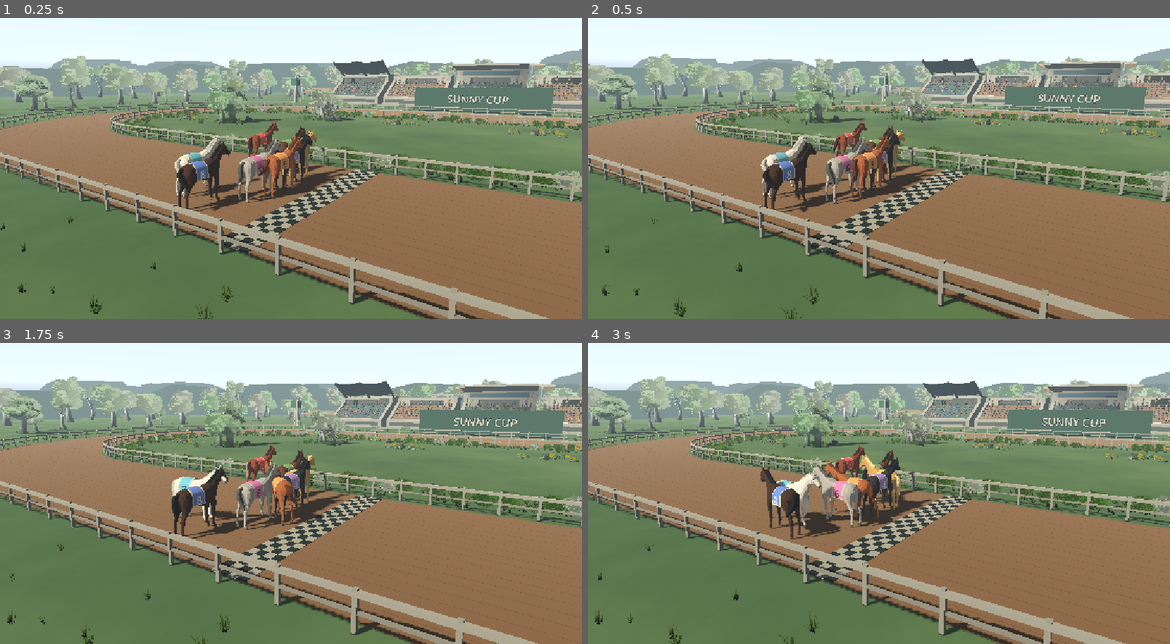
Above: before the commit, frames 1-4 (two rows, left to right).
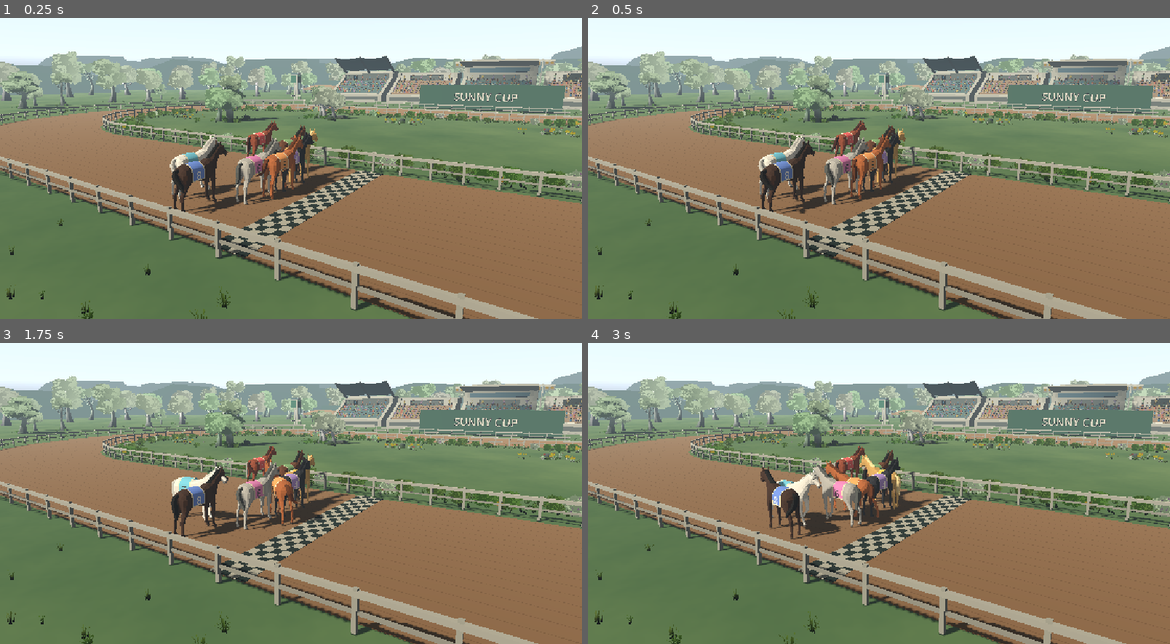
Above: after the commit, the same moments.

Repository: fayipon/racehorse
Game: Godot game, scene res://scenes/main.tscn
Same seed, same stepped clock (60 frames per second), same inputs: the game is played once before the commit and once after it. A sky picture missing from this copy of the repository is replaced by a grey-blue gradient.
Inputs:
- Up to frame 1 (0.25 s): no input
- Up to frame 2 (0.5 s): no input
- Up to frame 3 (1.75 s): no input
- Up to frame 4 (3 s): no input

The runs differ from the first frame. In frame 1, 24% of the frame differs, in the area x 0-100%, y 9-100%; in frame 2, 20%; in frame 3, 5.2%; in frame 4, 0.8%.

Commit message:
Add cinematic finish, podium awards and continuous crowd audio

Diff:
--- a/godot/assets/cinematic.json
+++ b/godot/assets/cinematic.json
@@ -1 +1 @@
-[[42.8,42.8,1.0],[43.7,43.45,0.45],[45.8,44.395,0.45],[50.0,50.0,1.0]]
+[[44.4,44.4,1.0],[44.6,44.5,0.0],[45.8,44.5,0.0],[46.05,44.66875,1.35],[50.0,51.0875,1.9]]
--- a/godot/scripts/asset_horse.gd
+++ b/godot/scripts/asset_horse.gd
@@ -109,7 +109,7 @@
 		number.rotation.y=side*PI/2
 		cloth.add_child(number)
 
-func animate(time: float, motion: float, running: bool, _celebration: bool, delta := .016) -> void:
+func animate(time: float, motion: float, running: bool, _celebration: bool, delta := .016, sprint_effort := 0.0) -> void:
 	motion_blend=lerpf(motion_blend,clampf(motion,0,1),1.0-exp(-delta*8))
 	# Hysteresis keeps tiny changes near standstill from repeatedly restarting clips.
 	var clip := current_clip
@@ -125,5 +125,6 @@
 	var speed := 1.0
 	if current_clip=="Walk": speed=lerpf(.55,1.15,motion_blend)
 	if current_clip=="Gallop": speed=lerpf(.75,1.20,motion_blend)
+	if current_clip=="Gallop": speed*=1.0+clampf(sprint_effort,0.0,1.0)*.1
 	speed*=cadence*(1.0+sin(time*.83+gait_phase*TAU)*.025)
 	player.advance(delta*speed)
--- /dev/null
+++ b/godot/scripts/podium.gd
@@ -0,0 +1,83 @@
+extends Node3D
+
+# A separate awards set leaves the actual race positions and finish order intact.
+const HORSE = preload("res://scripts/asset_horse.gd")
+var runners: Array[Node3D] = []
+var order: Array[int] = []
+var shown_round := -1
+var slots := [Vector3(0,1.28,0), Vector3(-4.6,.83,0), Vector3(4.6,.53,0)]
+
+func surface(color: String, metallic := false) -> StandardMaterial3D:
+	var mat := StandardMaterial3D.new()
+	mat.albedo_color=Color(color)
+	mat.roughness=.6 if metallic else .95
+	mat.metallic=.55 if metallic else 0.0
+	return mat
+
+func block(pos: Vector3, size: Vector3, mat: Material) -> void:
+	var mesh := BoxMesh.new()
+	mesh.size=size
+	var node := MeshInstance3D.new()
+	node.mesh=mesh
+	node.material_override=mat
+	node.position=pos
+	add_child(node)
+
+func _ready() -> void:
+	position=Vector3(0,80,0)
+	visible=false
+	var dark:=surface("152b26")
+	var stage:=surface("29483b")
+	var gold:=surface("c8a85e",true)
+	block(Vector3(0,-.2,0),Vector3(50,.4,45),dark)
+	block(Vector3(0,7,-5),Vector3(45,18,.5),dark)
+	# Restrained gold architecture frames the three horses, not the surrounding track.
+	for x in [-10.0,-7.8,7.8,10.0]:
+		block(Vector3(x,4,-4.65),Vector3(.035,8,.04),gold)
+	block(Vector3(0,.06,0),Vector3(15.8,.12,6.2),stage)
+	block(Vector3(0,.13,3.1),Vector3(15.8,.025,.04),gold)
+	var metals: Array[Material]=[gold,surface("a8b8b8",true),surface("b28c68",true)]
+	for rank in range(3):
+		var slot: Vector3=slots[rank]
+		block(Vector3(slot.x,slot.y*.5,slot.z),Vector3(4.35,slot.y,4.5),stage)
+		block(Vector3(slot.x,slot.y-.055,2.26),Vector3(4.35,.075,.035),metals[rank])
+		var numeral:=Label3D.new()
+		numeral.text=str(rank+1)
+		numeral.font_size=112
+		numeral.pixel_size=.006
+		numeral.position=Vector3(slot.x,slot.y*.48,2.28)
+		numeral.modulate=[Color("f6d48a"),Color("dce7e4"),Color("d8b291")][rank]
+		add_child(numeral)
+	var key:=DirectionalLight3D.new()
+	key.rotation_degrees=Vector3(-35,-28,0)
+	key.light_color=Color("ffe7bd")
+	key.light_energy=.35
+	key.light_cull_mask=2
+	add_child(key)
+	var rim:=DirectionalLight3D.new()
+	rim.rotation_degrees=Vector3(-30,155,0)
+	rim.light_color=Color("dfedee")
+	rim.light_energy=.25
+	rim.light_cull_mask=2
+	add_child(rim)
+
+func present(finish_times: Array, colors: Array, round_id: int) -> void:
+	visible=true
+	if shown_round==round_id: return
+	shown_round=round_id
+	for horse in runners:
+		remove_child(horse)
+		horse.queue_free()
+	runners.clear()
+	order.assign([0,1,2,3,4,5,6,7])
+	order.sort_custom(func(a: int,b: int) -> bool: return float(finish_times[a])<float(finish_times[b]))
+	for rank in range(3):
+		var horse:=HORSE.new()
+		add_child(horse)
+		horse.build(order[rank],colors[order[rank]])
+		horse.position=slots[rank]
+		horse.rotation.y=PI
+		runners.append(horse)
+
+func animate(time: float, delta: float) -> void:
+	for horse in runners: horse.animate(time,0.0,false,true,delta)
--- a/godot/scripts/race.gd
+++ b/godot/scripts/race.gd
@@ -38,6 +38,15 @@
 var crossed_at: Array = [-1.0,-1.0,-1.0,-1.0,-1.0,-1.0,-1.0,-1.0]
 var camera_focus := Vector3.ZERO
 var camera_initialized := false
+var sprint_grade: ColorRect
+var sprint_material: ShaderMaterial
+var dust_materials: Array[StandardMaterial3D] = []
+var dust_cycles: PackedInt32Array = []
+var dust_origins: Array[Vector3] = []
+var dust_forwards: Array[Vector3] = []
+var dust_outwards: Array[Vector3] = []
+var podium = preload("res://scripts/podium.gd").new()
+var featured_runner := 0
 
 func material(color: Color) -> StandardMaterial3D:
 	var key := color.to_html()
@@ -107,6 +116,7 @@
 	if not OS.has_feature("web"): parade_plan=PARADE.preview_plan(61293)
 	build_environment()
 	for i in range(8): build_horse(i)
+	add_child(podium)
 	camera = Camera3D.new()
 	camera.fov = 52
 	camera.far = 480
@@ -124,6 +134,16 @@
 	celebration_layer.add_child(confetti_rain)
 	confetti_rain.configure(COLORS)
 	build_finish_effects()
+	var lens_layer := CanvasLayer.new()
+	lens_layer.layer=1
+	add_child(lens_layer)
+	sprint_grade=ColorRect.new()
+	sprint_grade.set_anchors_and_offsets_preset(Control.PRESET_FULL_RECT)
+	sprint_grade.mouse_filter=Control.MOUSE_FILTER_IGNORE
+	sprint_material=ShaderMaterial.new()
+	sprint_material.shader=preload("res://shaders/sprint_lens.gdshader")
+	sprint_grade.material=sprint_material
+	lens_layer.add_child(sprint_grade)
 	if OS.has_feature("web"):
 		reduced_motion = bool(JavaScriptBridge.eval("window.matchMedia('(prefers-reduced-motion: reduce)').matches"))
 		JavaScriptBridge.eval("window.parent.postMessage({type:'godot-ready'},window.location.origin)")
@@ -194,7 +214,7 @@
 func build_finish_effects() -> void:
 	var gradient := Gradient.new()
 	gradient.offsets=PackedFloat32Array([0.0,.35,1.0])
-	gradient.colors=PackedColorArray([Color(1,1,1,.23),Color(1,1,1,.13),Color(1,1,1,0)])
+	gradient.colors=PackedColorArray([Color(1,1,1,.65),Color(1,1,1,.25),Color(1,1,1,0)])
 	var soft_disc := GradientTexture2D.new()
 	soft_disc.gradient=gradient
 	soft_disc.width=64
@@ -203,7 +223,7 @@
 	soft_disc.fill_from=Vector2(.5,.5)
 	soft_disc.fill_to=Vector2(.5,1.0)
 	var dust_mat := StandardMaterial3D.new()
-	dust_mat.albedo_color=Color("b19776")
+	dust_mat.albedo_color=Color("c6a57a")
 	dust_mat.albedo_texture=soft_disc
 	dust_mat.transparency=BaseMaterial3D.TRANSPARENCY_ALPHA
 	dust_mat.shading_mode=BaseMaterial3D.SHADING_MODE_UNSHADED
@@ -211,14 +231,20 @@
 	dust_mat.cull_mode=BaseMaterial3D.CULL_DISABLED
 	var dust_mesh := QuadMesh.new()
 	dust_mesh.size=Vector2(.8,.65)
-	for i in range(64):
+	for i in range(96):
 		var puff := MeshInstance3D.new()
 		puff.mesh=dust_mesh
-		puff.material_override=dust_mat
+		var particle_mat := dust_mat.duplicate() as StandardMaterial3D
+		puff.material_override=particle_mat
 		add_child(puff)
 		puff.cast_shadow=GeometryInstance3D.SHADOW_CASTING_SETTING_OFF
 		puff.visible=false
 		dust.append(puff)
+		dust_materials.append(particle_mat)
+		dust_cycles.append(-1)
+		dust_origins.append(Vector3.ZERO)
+		dust_forwards.append(Vector3.RIGHT)
+		dust_outwards.append(Vector3.BACK)
 
 func trigger_finish() -> void:
 	finished=true
@@ -241,6 +267,7 @@
 		finished=false
 		previous_shot=-1
 		camera_initialized=false
+		dust_cycles.fill(-1)
 		crossed_at=[-1.0,-1.0,-1.0,-1.0,-1.0,-1.0,-1.0,-1.0]
 	phase = str(data.get("phase","betting"))
 	var snapshot := float(data.get("seconds",0.0))
@@ -291,6 +318,7 @@
 	var playback: Vector2=motion_clock.presentation(race_clock)
 	var presentation_clock:=playback.x
 	var slow_motion:=playback.y if phase=="racing" else 1.0
+	var sprint_effort:=smoothstep(34.0,41.5,race_clock) if phase=="racing" else 0.0
 	animation_clock+=delta*slow_motion
 	for i in range(8):
 		visual_positions[i]=MOTION.progress(presentation_clock,i+1,float(finish_times[i])) if phase!="betting" else 0.0
@@ -332,7 +360,12 @@
 			var tangent: Vector3=sample.tangent
 			horses[i].rotation.y=atan2(-tangent.x,-tangent.z)
 		var celebration := phase=="result" and i==winner-1
-		horses[i].call("animate",animation_clock,moving,running,celebration,delta*slow_motion)
+		horses[i].visible=phase!="result"
+		horses[i].call("animate",animation_clock,moving,running,celebration,delta*slow_motion,sprint_effort)
+	podium.visible=phase=="result"
+	if phase=="result":
+		podium.present(finish_times,COLORS,race_round)
+		podium.animate(animation_clock,delta)
 	if phase=="racing" and not finished and float(visual_positions[winner-1])>=.9997:
 		trigger_finish()
 	var focus_index := winner-1
@@ -343,6 +376,21 @@
 	for i in range(8):
 		target+=horses[i].position/8.0
 		mean_progress+=float(visual_positions[i])/8.0
+	# Ease toward the front group without cutting to the preselected winner
+	# or jumping whenever the live leader changes.
+	if phase=="racing":
+		var leading_progress:=float(visual_positions.max())
+		var front_target:=Vector3.ZERO
+		var front_progress:=0.0
+		var total_weight:=0.0
+		for i in range(8):
+			var weight: float=pow(clampf(1.0-(leading_progress-float(visual_positions[i]))/.085,0.0,1.0),2)
+			front_target+=horses[i].position*weight
+			front_progress+=float(visual_positions[i])*weight
+			total_weight+=weight
+		var frame_front:=smoothstep(34.0,39.0,race_clock)
+		target=target.lerp(front_target/total_weight,frame_front)
+		mean_progress=lerpf(mean_progress,front_progress/total_weight,frame_front)
 	target.y=1.45
 	var path: Dictionary=course.sample(mean_progress,course.lane_radius(3)+.65)
 	if finished or phase=="result":
@@ -353,7 +401,14 @@
 	var forward: Vector3=path.tangent
 	var cam_pos: Vector3
 	var focus := target
-	var active_shot := 6 if race_clock>=42.8 and phase=="racing" else shot
+	var active_shot := shot
+	if phase=="racing":
+		if race_clock>=48.75 and finished: active_shot=9
+		elif finished and race_clock<46.05: active_shot=10
+		elif race_clock>=42.8: active_shot=6
+		elif race_clock>=39.5: active_shot=8
+	if active_shot==8 and previous_shot!=8:
+		featured_runner=visual_positions.find(visual_positions.max())
 	var fov := 49.0
 	match active_shot:
 		0:
@@ -370,27 +425,68 @@
 			focus=target+forward*2.0
 			cam_pos=target-forward*10+outward*6+Vector3(0,5.0,0)
 		4:
-			cam_pos=target+outward*5.5+forward*6.0+Vector3(0,1.45,0)
-			focus=target-outward*1.2
-			fov=43.0
+			var reveal:=0.5 if reduced_motion else smoothstep(50.0,60.0,race_clock)
+			fov=34.0
+			var aspect:=get_viewport().get_visible_rect().size.aspect()
+			var distance:=maxf(19.0,15.5/(2.0*tan(deg_to_rad(fov*.5))*aspect))
+			focus=podium.position+Vector3(0,2.6,0)
+			cam_pos=podium.position+Vector3(lerpf(.8,-.5,reveal),4.8,distance+lerpf(1.2,0.0,reveal))
+		5:
+			# Low side dolly: the rail and hoof-level dust slide past the runners.
+			var push:=smoothstep(37.0,42.8,race_clock)
+			focus=target+forward*3.4
+			focus.y=1.5
+			cam_pos=focus+outward*lerpf(12.0,10.8,push)+forward*lerpf(3.0,1.5,push)+Vector3(0,1.0,0)
+			fov=lerpf(54.0,49.0,push)
 		6:
-			# The line stays the focal point; horses cross through the composition.
-			var push:=smoothstep(42.8,47.5,race_clock)
-			focus=Vector3(0,1.25,float(course.config.laneStart)+3.5*float(course.config.laneSpacing))
-			cam_pos=Vector3(8.5,3.8,42).lerp(Vector3(7.5,3.3,40.5),push)
-			fov=lerpf(54.0,49.0,push)
+			# Continue tracking into a low photo finish instead of whipping
+			# away to an empty stripe before the horses enter the composition.
+			var lock_to_line:=smoothstep(42.8,45.6,race_clock)
+			var middle_lane:=float(course.config.laneStart)+3.5*float(course.config.laneSpacing)
+			var line_focus:=Vector3(0,1.3,lerpf(middle_lane,target.z,.75))
+			focus=(target+forward*3.4).lerp(line_focus,lock_to_line)
+			var carry:=smoothstep(.8,3.5,finish_age)*.65 if finished else 0.0
+			focus=focus.lerp(target,carry)
+			cam_pos=focus+Vector3(lerpf(1.5,3.0,lock_to_line),lerpf(.5,1.0,lock_to_line),lerpf(9.4,8.4,lock_to_line))
+			fov=lerpf(46.0,42.0,smoothstep(43.0,47.5,race_clock))
+			# Open the frame as motion releases so the following runners surge through.
+			var rush:=smoothstep(45.8,46.05,race_clock)*lerpf(.65,1.0,smoothstep(46.05,50.0,race_clock))
+			fov+=rush*5.0 if not reduced_motion else 0.0
 		7:
 			cam_pos=Vector3(0,100,5)
 			focus=Vector3.ZERO
 			fov=70.0
+		8:
+			# Editorial cut to the live leader's face and shoulder, then dolly alongside.
+			var close_path: Dictionary=course.sample(float(visual_positions[featured_runner]),course.lane_radius(featured_runner))
+			var close_forward: Vector3=close_path.tangent
+			var push:=0.5 if reduced_motion else smoothstep(39.5,42.8,race_clock)
+			focus=horses[featured_runner].position+close_forward*.75+Vector3(0,1.85,0)
+			cam_pos=focus+close_path.outward*5.0+close_forward*lerpf(2.7,1.8,push)+Vector3(0,.15,0)
+			fov=lerpf(42.0,37.0,push)
+		9:
+			# Winner portrait after the line has visibly been crossed.
+			var portrait:=0.5 if reduced_motion else smoothstep(48.75,50.0,race_clock)
+			focus=horses[winner-1].position+forward*.7+Vector3(0,1.85,0)
+			cam_pos=focus+outward*5.2+forward*lerpf(3.0,1.8,portrait)+Vector3(0,.3,0)
+			fov=36.0
+		10:
+			# The race clock holds the crossing pose while the camera keeps moving.
+			var orbit:=0.5 if reduced_motion else smoothstep(44.6,45.8,race_clock)
+			var angle:=lerpf(-.20,.45,orbit)
+			focus=horses[winner-1].position+forward*.5+Vector3(0,1.65,0)
+			cam_pos=focus+outward*cos(angle)*6.5+forward*sin(angle)*6.5+Vector3(0,.6,0)
+			fov=40.0
 		_:
 			cam_pos=target+outward*9+forward*7+Vector3(0,2.1,0)
-	if not camera_initialized:
+	var edit_cut:=active_shot!=previous_shot and (active_shot in [4,6,8,9,10] or previous_shot==4)
+	if not camera_initialized or edit_cut:
 		camera.position=cam_pos
 		camera_focus=focus
+		camera.fov=fov
 		camera_initialized=true
 	else:
-		var damping := 1.0-exp(-delta*2.8)
+		var damping := 1.0-exp(-delta*(12.0 if active_shot==10 else 2.8))
 		camera.position=camera.position.lerp(cam_pos,damping)
 		camera_focus=camera_focus.lerp(focus,damping)
 	previous_shot=active_shot
@@ -401,14 +497,34 @@
 func update_effects(delta: float) -> void:
 	var celebrate := finished or phase=="result"
 	confetti_rain.advance(delta,celebrate,race_round,reduced_motion)
+	var sprint:=smoothstep(34.0,42.0,race_clock) if phase=="racing" else 0.0
+	var lens_strength:=sprint*(1.0-smoothstep(42.8,45.0,race_clock)*.8)*(1.0-smoothstep(47.0,50.0,race_clock))
+	var rush:=smoothstep(45.8,46.05,race_clock)*lerpf(.65,1.0,smoothstep(46.05,50.0,race_clock)) if phase=="racing" else 0.0
+	if race_clock>=44.6 and race_clock<45.8: lens_strength=0.0
+	lens_strength=maxf(lens_strength,rush)
+	sprint_grade.visible=not reduced_motion and lens_strength>.001
+	sprint_material.set_shader_parameter("strength",lens_strength)
+	sprint_material.set_shader_parameter("rush",rush)
+	var presentation_clock: float=motion_clock.presentation(race_clock).x
 	for i in range(dust.size()):
 		var owner := i%8
 		var p := float(visual_positions[owner])
-		dust[i].visible=phase=="racing" and p>.002 and (p<.9998 or (finish_age>=0 and finish_age<1.7))
+		var since_finish:=maxf(0.0,presentation_clock-float(finish_times[owner]))
+		dust[i].visible=phase=="racing" and p>.002 and (p<.9998 or since_finish<1.4) and (not reduced_motion or i<48)
 		if dust[i].visible:
-			var t := fmod(animation_clock*1.6+i*.17,1.0)
+			var particle_clock:=animation_clock*(1.2+float(i%3)*.09)+i*.173
+			var cycle:=int(floor(particle_clock))
+			var t:=fposmod(particle_clock,1.0)
 			var path: Dictionary=course.sample(p,course.lane_radius(owner))
-			var forward: Vector3=path.tangent
-			var outward: Vector3=path.outward
-			dust[i].position=horses[owner].position-forward*(.8+t*1.3)+outward*sin(i*7.3)*.25+Vector3(0,.12+t*.32,0)
-			dust[i].scale=Vector3.ONE*(.3+sin(t*PI)*1.5)
+			if cycle!=dust_cycles[i]:
+				dust_cycles[i]=cycle
+				dust_forwards[i]=path.tangent
+				dust_outwards[i]=path.outward
+				dust_origins[i]=horses[owner].position-path.tangent*.45+path.outward*sin(i*7.3)*.38
+			# Leave dust behind in world space instead of attaching it to the horse.
+			dust[i].position=dust_origins[i]-dust_forwards[i]*t*lerpf(.7,1.6,sprint)+dust_outwards[i]*sin(i*2.1)*t*.4+Vector3(0,.12+t*lerpf(.35,.7,sprint),0)
+			var size: float=.2+sin(t*PI)*lerpf(.85,1.55,sprint)
+			dust[i].scale=Vector3(size*1.3,size,size)
+			var tint:=Color("c6a57a")
+			tint.a=sin(t*PI)*lerpf(.17,.3,sprint)*(1.0-smoothstep(.25,1.4,since_finish))
+			dust_materials[i].albedo_color=tint
--- a/godot/scripts/race_motion.gd
+++ b/godot/scripts/race_motion.gd
@@ -8,7 +8,10 @@
 var cinematic: Array=JSON.parse_string(FileAccess.get_file_as_string("res://assets/cinematic.json"))
 
 func presentation(time: float) -> Vector2:
-	if time<=float(cinematic[0][0]) or time>=float(cinematic[-1][0]): return Vector2(time,1)
+	if time<=float(cinematic[0][0]): return Vector2(time,1)
+	if time>=float(cinematic[-1][0]):
+		var last: Array=cinematic[-1]
+		return Vector2(float(last[1])+(time-float(last[0]))*float(last[2]),float(last[2]))
 	for i in range(1,cinematic.size()):
 		if time>float(cinematic[i][0]): continue
 		var a: Array=cinematic[i-1]
--- /dev/null
+++ b/godot/shaders/sprint_lens.gdshader
@@ -0,0 +1,22 @@
+shader_type canvas_item;
+render_mode unshaded;
+
+uniform sampler2D screen_texture : hint_screen_texture, repeat_disable, filter_linear;
+uniform float strength : hint_range(0.0, 1.0) = 0.0;
+uniform float rush : hint_range(0.0, 1.0) = 0.0;
+
+void fragment() {
+    vec2 uv = SCREEN_UV;
+    // Keep the runners sharp and soften only peripheral ground and stands.
+    float side = smoothstep(0.28, 0.50, abs(uv.x - 0.5));
+    float ground = smoothstep(0.18, 0.48, abs(uv.y - 0.43));
+    float edge = max(side, ground);
+    vec2 offset = vec2((5.0 + 5.0 * rush) * SCREEN_PIXEL_SIZE.x * strength * edge, 0.0);
+    vec3 color = texture(screen_texture, uv).rgb * 0.40;
+    color += texture(screen_texture, uv + offset * 0.5).rgb * 0.20;
+    color += texture(screen_texture, uv - offset * 0.5).rgb * 0.20;
+    color += texture(screen_texture, uv + offset).rgb * 0.10;
+    color += texture(screen_texture, uv - offset).rgb * 0.10;
+    color *= mix(vec3(1.0), vec3(1.025, 1.008, 0.985), strength);
+    COLOR = vec4(color, 1.0);
+}
--- a/godot/tests/motion_smoke.gd
+++ b/godot/tests/motion_smoke.gd
@@ -27,10 +27,17 @@
 	for frame in range(1,481):
 		var time:=42.0+frame/60.0
 		var playback: Vector2=clock.presentation(time)
-		assert(playback.x>previous_visual,"Cinematic playback must never reverse")
-		assert(playback.y>.4 and playback.y<1.8,"Cinematic speed must change within natural bounds")
+		assert(playback.x>=previous_visual-.00001,"Cinematic playback may hold but must never reverse")
+		assert(playback.y>=-.00001 and playback.y<1.901,"Acceleration must stay within the intended playback range")
 		previous_visual=playback.x
-	assert(is_equal_approx(clock.presentation(44.7).x,43.9))
-	assert(clock.presentation(50.0)==Vector2(50,1),"Cinematic playback must rejoin the settlement clock")
+	for frame in range(73):
+		assert(clock.presentation(44.6+frame/60.0).is_equal_approx(Vector2(44.5,0)),"Hold the crossing pose for the full 1.2-second camera orbit")
+	var previous_speed:=0.0
+	for frame in range(253):
+		var playback: Vector2=clock.presentation(45.8+frame/60.0)
+		assert(playback.y>=previous_speed-.00001,"The release must keep accelerating, never return to normal speed")
+		previous_speed=playback.y
+	assert(is_equal_approx(clock.presentation(50.0).y,1.9),"Acceleration reaches 1.9x at settlement")
+	assert(clock.presentation(50.0).x>49.05,"All eight horses must cross before settlement")
 	print("PASS: continuous movement with 4 Hz jittered snapshots; max/min frame distance=",largest/smallest)
 	quit()
--- /dev/null
+++ b/godot/tests/podium_smoke.gd
@@ -0,0 +1,27 @@
+extends SceneTree
+const PODIUM=preload("res://scripts/podium.gd")
+
+func _initialize() -> void:
+	call_deferred("verify_podium")
+
+func verify_podium() -> void:
+	var podium=PODIUM.new()
+	root.add_child(podium)
+	assert(not podium.visible,"Awards must not reveal results before settlement")
+	var colors: Array=[Color.WHITE,Color.WHITE,Color.WHITE,Color.WHITE,Color.WHITE,Color.WHITE,Color.WHITE,Color.WHITE]
+	var times: Array=[47.75,45.8,48.4,46.45,45.15,49.05,44.5,47.1]
+	podium.present(times,colors,42)
+	assert(podium.order.slice(0,3)==[6,4,1],"Podium ranks must come from actual finish times, not lane order")
+	assert(podium.runners.size()==3,"Show exactly three horses")
+	assert(podium.runners[0].position.y>podium.runners[1].position.y)
+	assert(podium.runners[1].position.y>podium.runners[2].position.y)
+	var champion=podium.runners[0]
+	podium.present(times,colors,42)
+	assert(podium.runners[0]==champion,"Result updates must preserve the animated horses")
+	podium.present([44.5,45.15,45.8,46.45,47.1,47.75,48.4,49.05],colors,43)
+	assert(podium.order.slice(0,3)==[0,1,2],"The next round must replace all three ranks")
+	assert(podium.runners.size()==3)
+	podium.animate(1.0,.016)
+	print("PASS: podium visibility, actual top three, rank heights and next-round reset")
+	podium.queue_free()
+	quit()
Not shown, added: godot/scripts/podium.gd.uid
Not shown, added: godot/shaders/sprint_lens.gdshader.uid
Not shown, added: godot/tests/podium_smoke.gd.uid
Not shown, changed: ASSETS.md
Not shown, changed: README.md
Not shown, added: public/audio/crowd/LICENSE.txt
Not shown, added: public/audio/crowd/ambient.ogg
Not shown, added: public/audio/crowd/cheer.ogg
Not shown, added: public/audio/crowd/roar.ogg
Not shown, changed: public/game/index.html
Not shown, changed: public/game/index.pck
Not shown, added: scripts/prepare_crowd_audio.py
(and 9 more such lines)
